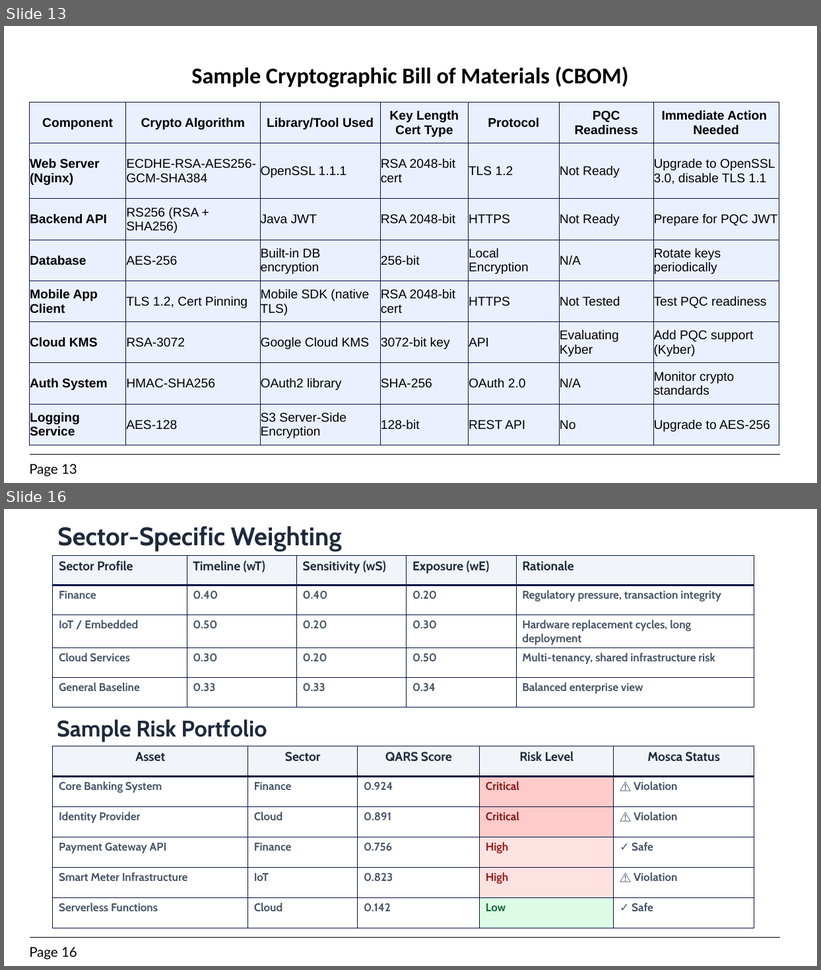
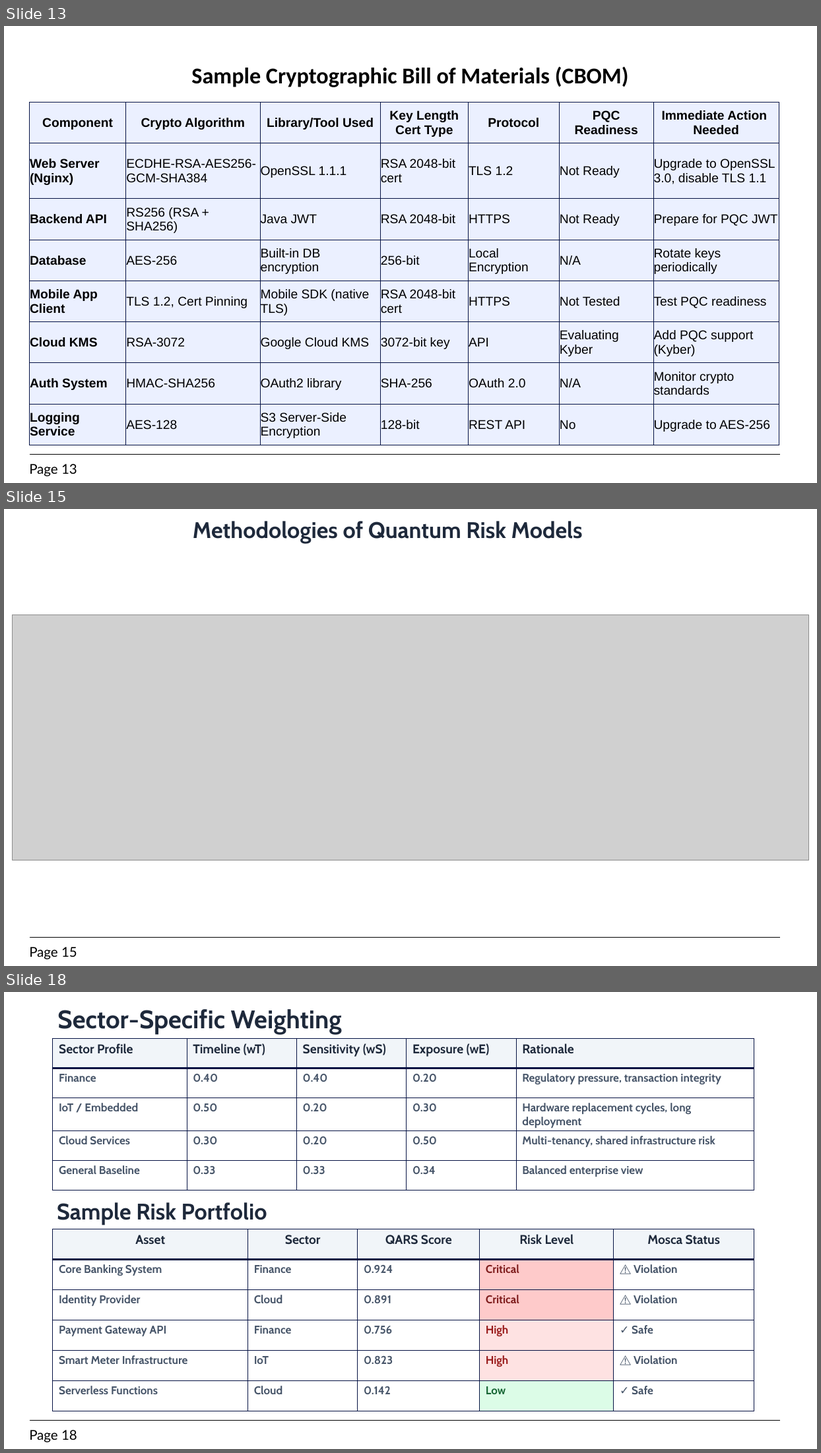
Before and after one commit to 7elmie/EGQCC, a slide deck: Presentations/5.Quantum Risk Assesment.pptx. Shown one above the other, each under a label of ours: slides 13 and 16 before the commit, slides 13, 15 and 18 after it; the slides between them are not shown. The pictures are 821x970 and 821x1453 pixels, drawn with LibreOffice and Linux fonts; fonts in the diff are those of the drawing; grey boxes stand for pictures. Boxes give left, top, right and bottom in pixels: in the first picture for what was removed or moved away, otherwise in the second. Text is boxed around its words. In the diff, an @@ line names an element or a change of style, - is before the commit and + after.

Commit message:
Update Quantum Risk Assessment presentation and add protocol comparison files

```diff
--- a/Presentations/5.Quantum Risk Assesment.pptx
+++ b/Presentations/5.Quantum Risk Assesment.pptx
@@ slide 15 added at [4,509,817,966], background #FFFFFF; not listed: 2 template elements that a slide beside it also shows @@
@@ text added at [193,521,583,543], 32 pt, text #1E293B, bold @@
+Methodologies of Quantum Risk Models
@@ picture added at [13,615,809,860] @@
@@ what was slide 16 is now slide 18 @@
@@ page number at [29,1430,77,1443]: text changed @@
-Page 16
+Page 18
```
Also in this commit, not shown: 2 slides changed, 1 other slide added, 4 other files.
